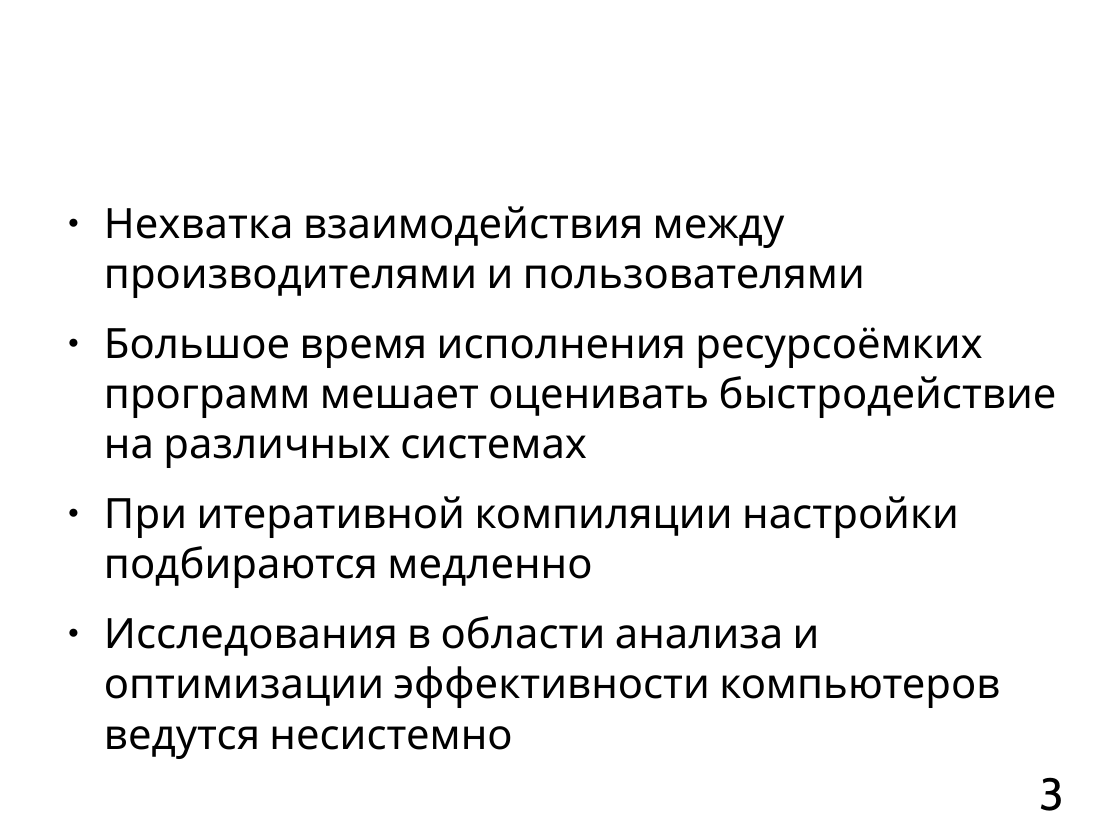
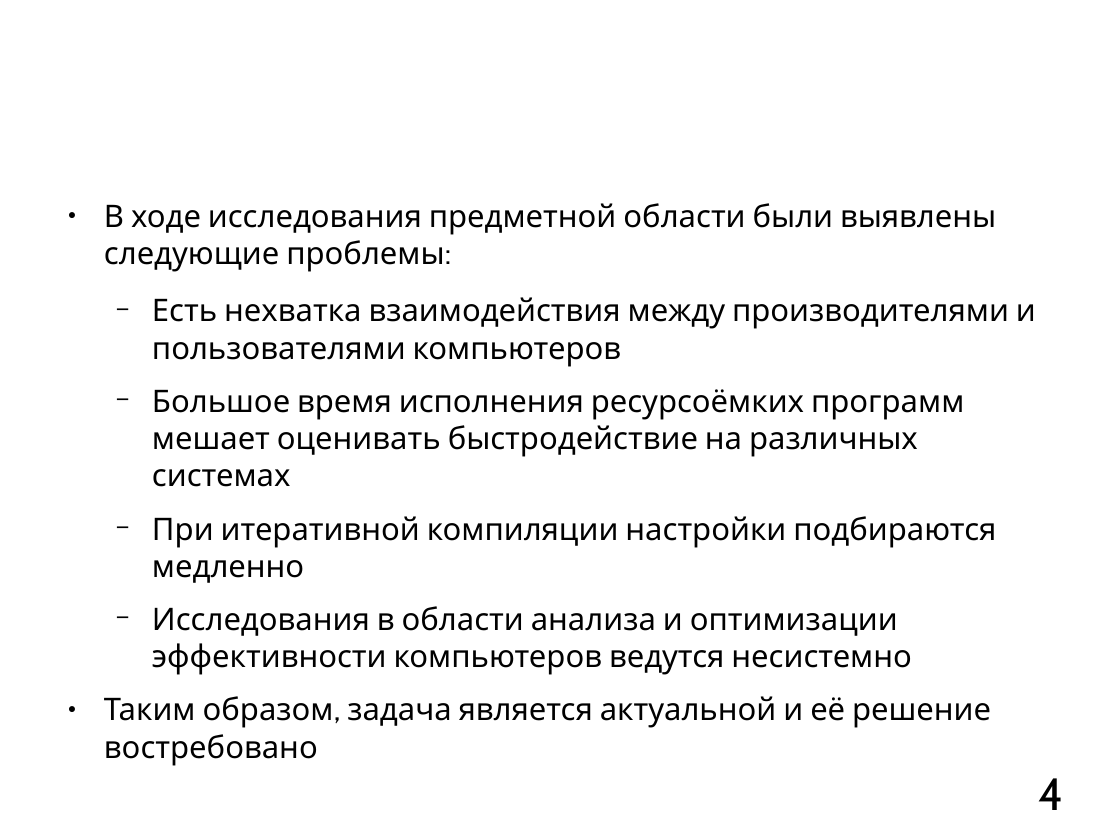
Before and after one commit to mkpankov/adaptor, a slide deck: slide 4 of diploma/defense/brochure.odp (slide 3 before the commit). Drawn at 1120x840 pixels with LibreOffice and Linux fonts; fonts in the diff are those of the drawing; background and template pictures are left out. Boxes give left, top, right and bottom in pixels: in the first picture for what was removed or moved away, otherwise in the second. Text is boxed around its words. In the diff, an @@ line names an element or a change of style, - is before the commit and + after.

```diff
--- a/diploma/defense/brochure.odp
+++ b/diploma/defense/brochure.odp
@@ text at (104, 203, 1036, 367): text changed; size 29.6 to 22 pt @@
-● Нехватка взаимодействия между производителями и пользователями
+● В ходе исследования предметной области были выявлены следующие проблемы:
+  − Есть нехватка взаимодействия между производителями и пользователями компьютеров
@@ text at (152, 389, 996, 675): size 29.6 to 22 pt in "Большое время исполнения ресурсоёмких программ мешает оценив ...", "При итеративной компиляции настройки подбираются медленно", "Исследования в области анализа и оптимизации эффективности ..."; bullet ● to −; list level 1 to 2 in "Большое время исполнения ресурсоёмких программ ..."; list level 1 to 2 in "При итеративной компиляции настройки подбираются ..."; list level 1 to 2 in "Исследования в области анализа и ..." @@
@@ text at (104, 696, 991, 766): paragraph added @@
+● Таким образом, задача является актуальной и её решение востребовано
@@ page number at (1039, 778, 1064, 810): text changed @@
-3
+4
```
Also in this commit, not shown: 3 other slides changed, 2 slides added.
